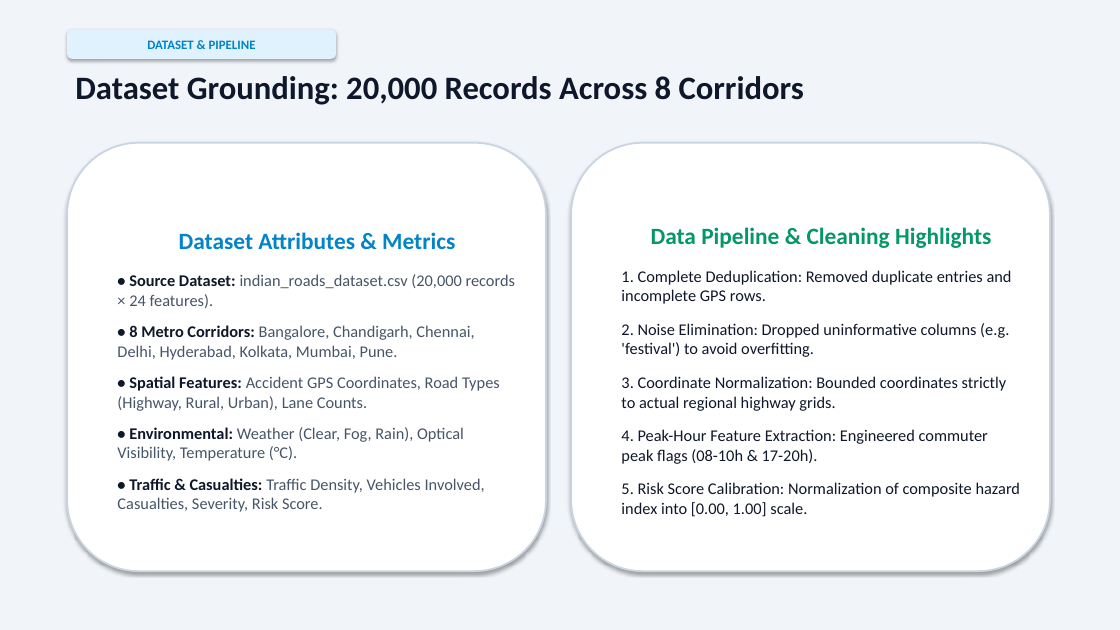
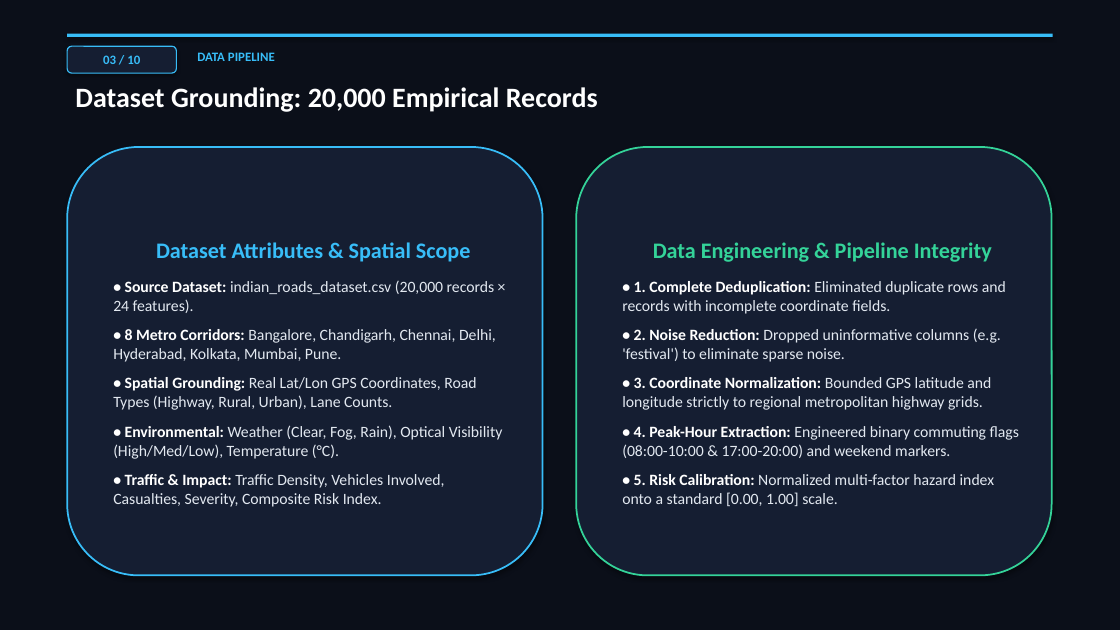
Before and after one commit to igris-bit/Road-Accident-Pattern-Analysis, a slide deck: slide 3 of docs/presentation/Road_Accident_Pattern_Analysis_Presentation.pptx. Drawn at 1120x630 pixels with LibreOffice and Linux fonts; fonts in the diff are those of the drawing. Boxes give left, top, right and bottom in pixels: in the first picture for what was removed or moved away, otherwise in the second. Text is boxed around its words. In the diff, an @@ line names an element or a change of style, - is before the commit and + after.

Commit message:
Redesign PPTX with modern deep obsidian tech theme, strict mathematical alignment, and high-visibility typography

```diff
--- a/docs/presentation/Road_Accident_Pattern_Analysis_Presentation.pptx
+++ b/docs/presentation/Road_Accident_Pattern_Analysis_Presentation.pptx
@@ rectangle at (x1=0, y1=0, x2=1120, y2=630): fill #F1F5F9 to #0B0F19 @@
@@ rounded rectangle removed at (x1=67, y1=29, x2=336, y2=59) @@
-DATASET & PIPELINE
@@ rectangle added at (x1=67, y1=34, x2=1053, y2=37), fill #38BDF8 @@
@@ rounded rectangle added at (x1=67, y1=46, x2=176, y2=73), fill #151E32, outline #38BDF8 1 pt, 11 pt, text #38BDF8, bold @@
+03 / 10
@@ text added at (x1=197, y1=52, x2=275, y2=61), 11 pt, text #38BDF8, bold @@
+DATA PIPELINE
@@ text at (x1=75, y1=87, x2=598, y2=112): text changed; size 28 to 24 pt; text colour #0F172A to #FFFFFF @@
-Dataset Grounding: 20,000 Records Across 8 Corridors
+Dataset Grounding: 20,000 Empirical Records
@@ rounded rectangle "Dataset Attributes & Spatial Scope" moved from (x1=67, y1=143, x2=546, y2=571) to (x1=67, y1=147, x2=543, y2=576) @@
@@ rounded rectangle "Dataset Attributes & Spatial Scope" at (x1=67, y1=147, x2=543, y2=576): fill #FFFFFF to #151E32; outline #CBD5E1 1.5 pt to #38BDF8 1.5 pt @@
@@ rounded rectangle "Data Engineering & Pipeline Integrity" moved from (x1=571, y1=143, x2=1050, y2=571) to (x1=576, y1=147, x2=1052, y2=576) @@
@@ rounded rectangle "Data Engineering & Pipeline Integrity" at (x1=576, y1=147, x2=1052, y2=576): fill #FFFFFF to #151E32; outline #CBD5E1 1.5 pt to #34D399 1.5 pt @@
@@ text in rounded rectangle at (x1=156, y1=242, x2=470, y2=262): text changed; size 20 to 19 pt; text colour #0284C7 to #38BDF8 @@
-Dataset Attributes & Metrics
+Dataset Attributes & Spatial Scope
@@ text in rounded rectangle at (x1=622, y1=242, x2=1019, y2=506): text changed; size 14 to 13.5 pt; text colour #0F172A to #E2E8F0 @@
-Data Pipeline & Cleaning Highlights
-1. Complete Deduplication: Removed duplicate entries and incomplete GPS rows.
-2. Noise Elimination: Dropped uninformative columns (e.g. 'festival') to avoid overfitting.
-3. Coordinate Normalization: Bounded coordinates strictly to actual regional highway grids.
-4. Peak-Hour Feature Extraction: Engineered commuter peak flags (08-10h & 17-20h).
-5. Risk Score Calibration: Normalization of composite hazard index into [0.00, 1.00] scale.
+Data Engineering & Pipeline Integrity
+• 1. Complete Deduplication: Eliminated duplicate rows and records with incomplete coordinate fields.
+• 2. Noise Reduction: Dropped uninformative columns (e.g. 'festival') to eliminate sparse noise.
+• 3. Coordinate Normalization: Bounded GPS latitude and longitude strictly to regional metropolitan highway grids.
+• 4. Peak-Hour Extraction: Engineered binary commuting flags (08:00-10:00 & 17:00-20:00) and weekend markers.
+• 5. Risk Calibration: Normalized multi-factor hazard index onto a standard [0.00, 1.00] scale.
@@ text in rounded rectangle at (x1=113, y1=281, x2=496, y2=362): size 14 to 13.5 pt in "• Source Dataset: indian_roads_dataset.csv (20,000 records × ...", "• 8 Metro Corridors: Bangalore, Chandigarh, Chennai, ..."; text colour #0F172A to #FFFFFF in "• Source Dataset:", "• 8 Metro Corridors:"; text colour #475569 to #E2E8F0 in "indian_roads_dataset.csv (20,000 records × 24 features).", "Bangalore, Chandigarh, Chennai, Delhi, Hyderabad, Kolkata, M ..."; less space between paragraphs @@
@@ text in rounded rectangle at (x1=113, y1=377, x2=503, y2=507): text changed; size 14 to 13.5 pt; text colour #475569 to #E2E8F0 @@
-• Spatial Features: Accident GPS Coordinates, Road Types (Highway, Rural, Urban), Lane Counts.
-• Environmental: Weather (Clear, Fog, Rain), Optical Visibility, Temperature (°C).
-• Traffic & Casualties: Traffic Density, Vehicles Involved, Casualties, Severity, Risk Score.
+• Spatial Grounding: Real Lat/Lon GPS Coordinates, Road Types (Highway, Rural, Urban), Lane Counts.
+• Environmental: Weather (Clear, Fog, Rain), Optical Visibility (High/Med/Low), Temperature (°C).
+• Traffic & Impact: Traffic Density, Vehicles Involved, Casualties, Severity, Composite Risk Index.
```
Also in this commit, not shown: 9 other slides changed.
